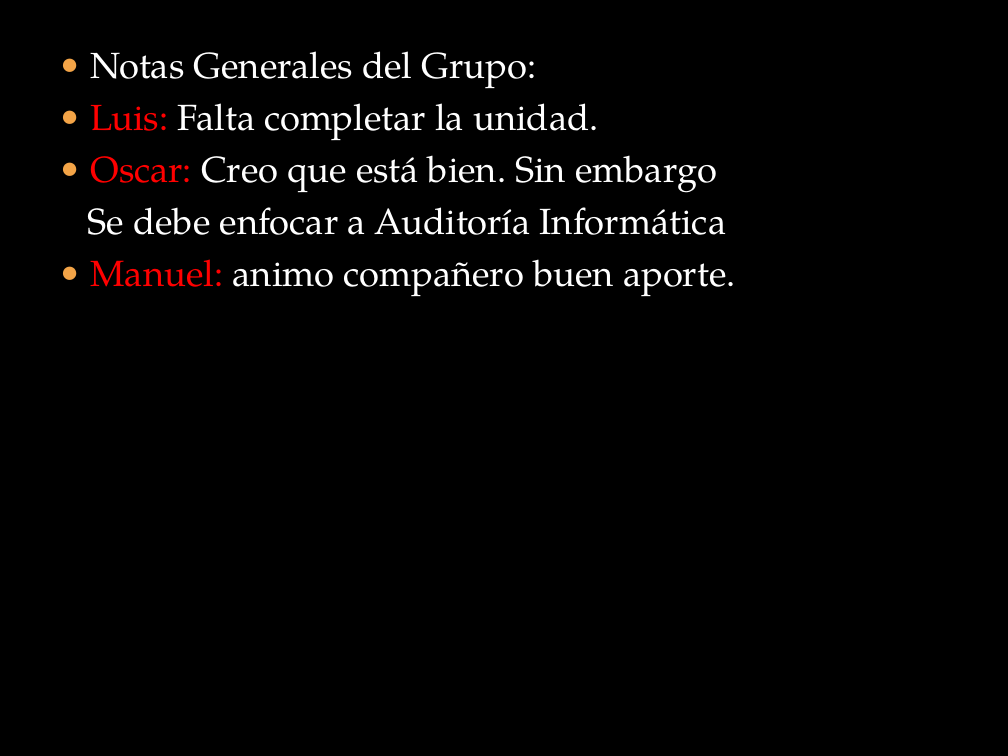
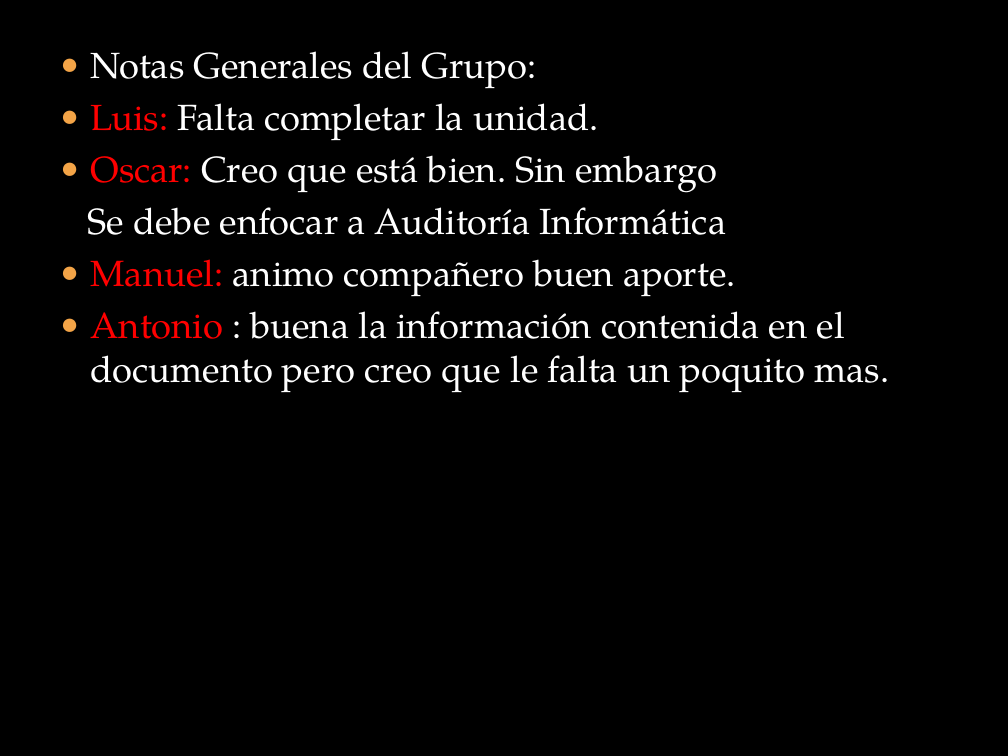
Before and after one commit to lc850/auditoria, a slide deck: slide 6 of HECTOR.pptx. Drawn at 1008x756 pixels with LibreOffice and Linux fonts; fonts in the diff are those of the drawing; background and template pictures are left out. Boxes give left, top, right and bottom in pixels: in the first picture for what was removed or moved away, otherwise in the second. Text is boxed around its words. In the diff, an @@ line names an element or a change of style, - is before the commit and + after.

Commit message:
antonio

```diff
--- a/HECTOR.pptx
+++ b/HECTOR.pptx
@@ text at (91,311,889,393): paragraph added @@
+● Antonio : buena la información contenida en el documento pero creo que le falta un poquito mas.
```
